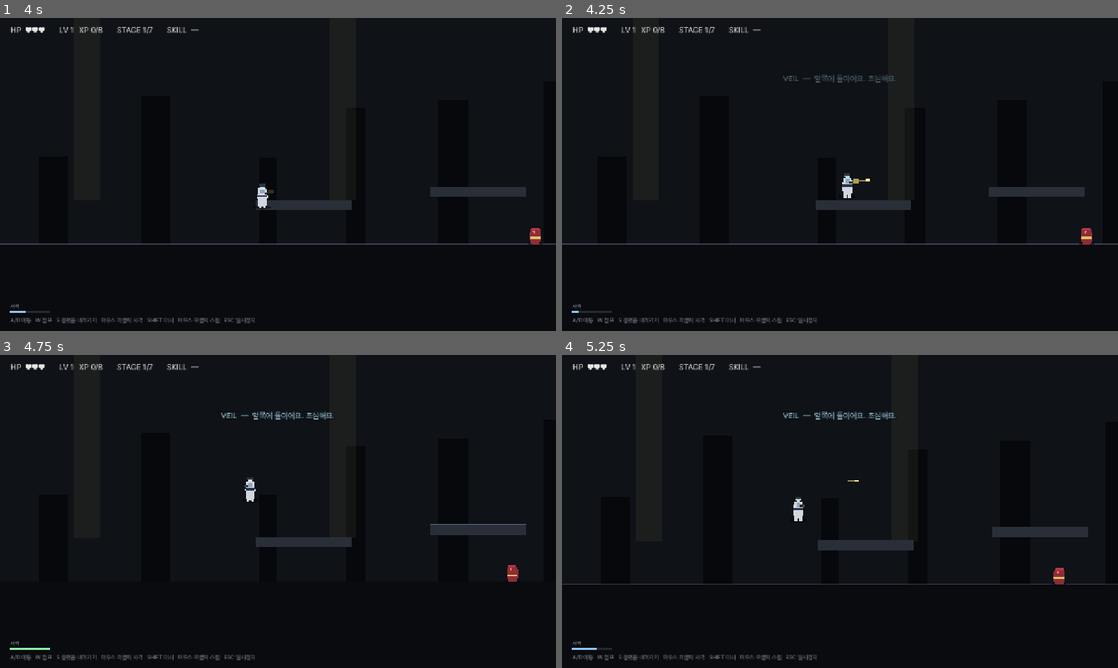
Above: before the commit, frames 1-4 (two rows, left to right).
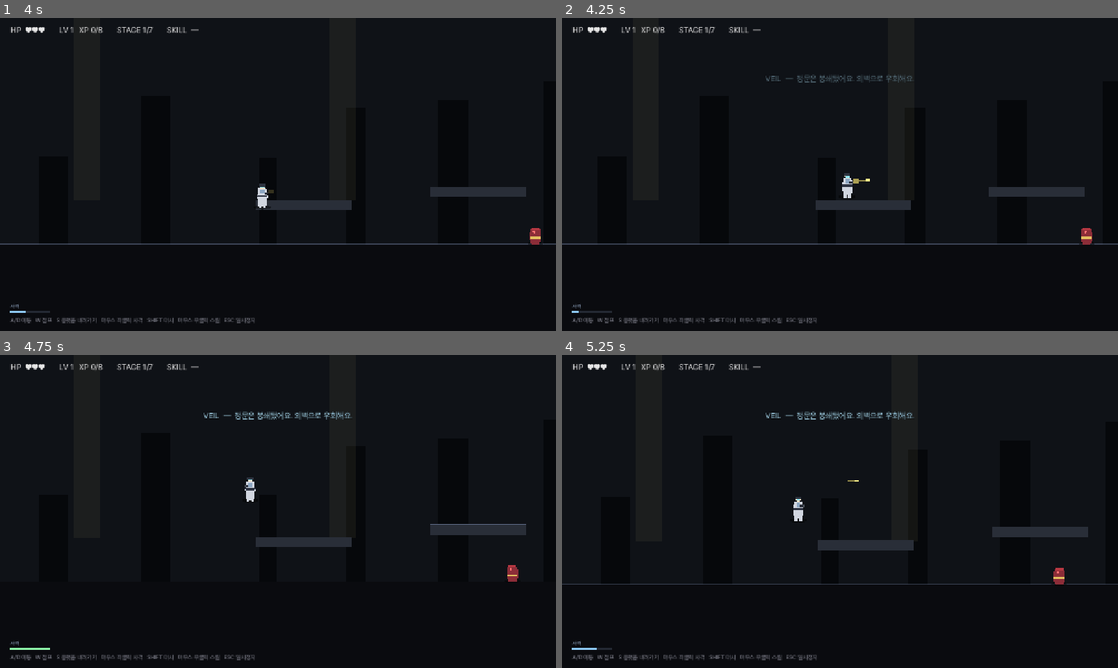
Above: after the commit, the same moments.

Repository: soomin007/EyesOnYou
Game: Godot game, scene res://scenes/stage.tscn
Same seed, same stepped clock (60 frames per second), same inputs: the game is played once before the commit and once after it. This scene is started directly instead of the project's main scene.
Inputs (mouse positions are in pixels of both pictures, inside the frame that each line leads up to):
- Up to frame 1 (4 s): tap Enter at 0.5 s; move the mouse to (400, 158) at 0.52 s; hold J (attack) 0.53-1.28 s; hold D (move_right) 0.53-2.03 s; click (400, 158) at 0.67 s; tap W (jump) at 0.77, 1.52, 3.02, 3.77 s; move the mouse to (166, 190) at 1.27 s; tap J (attack) at 1.35, 3.05 s; click (166, 190) at 1.42 s; move the mouse to (333, 105) at 2.02 s; hold A (move_left) 2.03-2.78 s; hold J (attack) 2.03-2.78 s; tap Shift (dash) at 2.1 s; click (333, 105) at 2.17 s; move the mouse to (250, 237) at 2.77 s; hold D (move_right) from 2.78 s (still down); tap Space at 2.85 s; click (250, 237) at 2.92 s; move the mouse to (444, 221) at 3.52 s; hold J (attack) from 3.53 s (still down); tap K at 3.6 s; click (444, 221) at 3.67 s
- Up to frame 2 (4.25 s): keep holding D (move_right); keep holding J (attack)
- Up to frame 3 (4.75 s): move the mouse to (111, 464) at 4.27 s; release D (move_right) at 4.28 s; release J (attack) at 4.28 s; hold A (move_left) from 4.28 s (still down); tap J (attack) at 4.35 s; click (111, 464) at 4.42 s; tap W (jump) at 4.52 s
- Up to frame 4 (5.25 s): move the mouse to (867, 511) at 5.02 s; release A (move_left) at 5.03 s; hold D (move_right) from 5.03 s (still down); hold J (attack) from 5.03 s (still down); click (867, 511) at 5.17 s

Frame 1 is identical in both runs. In frame 2, 0.3% of the frame differs, in the area x 36-63%, y 18-21%; in frame 3, 0.4%, in the area x 36-64%, y 18-21%; in frame 4, 0.4%.
Error after the commit: Parse Error: Cannot infer the type of "tw" variable because the value doesn't have a set type. (res://scripts/BossSentinel.gd:334)

Commit message:
feat(polish): 마우스 픽토그램 + VEIL 멘트 + 수직맵 패턴 + 보스 자막 강조 + 자폭 ring
Tutorial:
- 사격 표지: 마우스 그림(좌버튼만 빨강 강조) + 슬래시 + J 키캡 + "사격" 한 단어
- _make_attack_sign / _make_mouse_icon 함수 분리 (외곽 Panel + 좌/우 분리선 + 휠 점)

VEIL 외벽 멘트:
- "둘이에요 / 셋이었네요", "경비 없을 거예요 / 있었네요" → 미션 안내 한 줄로 교체
  - stage 0: "정문은 봉쇄됐어요. 외벽으로 우회해요."
  - stage 2: "여기 시야 자주 가려요. 발밑 조심해요."
- "VEIL이 한 번 틀린다" 패턴 — 첫인상 톤이 어색해서 제거
- _on_veil_mistake_zone에서 after 빈 문자열은 표시 생략

수직 맵 정상 구간 패턴 다양화 (rooftops/cooling/watchtower):
- 1-2-1-2-1-2 완전 규칙 → 80/100/140 gap 비균질 섞기
- x 좌표도 540/640 두 값에서 540~660 범위로 흔들기 (지그재그 다양화)
- 모든 합산 거리/발판 갯수는 보존 (도전 곡선 유지)

보스 자막 강조 + 자폭 회피 시각화:
- _show_boss_alert(message, color, duration) — 폰트 28 + 어두운 박스 배경 +
  색상별 테두리 + 스케일 인 트윈. 화면 중앙 위쪽 배치
- 페이즈 2/3 전환 알림은 색 차등 (P2 주황, P3 빨강)
- 자폭 카운트다운 라벨 아래 "노란 원 밖으로 멀어져요" 안내 라벨 추가
- BossSentinel._arm_self_destruct에서 inner(380, 빨강) / outer(1200, 노랑)
  Line2D ring 시각화 + 펄스 트윈. 보스 따라 이동, queue_free 시 자동 정리

Co-Authored-By: Claude Opus 4.7 (1M context) <noreply@anthropic.com>

Diff:
--- a/scripts/BossSentinel.gd
+++ b/scripts/BossSentinel.gd
@@ -64,6 +64,8 @@
 var self_destruct_t: float = 0.0
 var phase_freeze_t: float = 0.0  # 페이즈 전환 시 잠깐 정지 (시각적 강조)
 var summoned_minions: Array = []  # 페이즈 소환 잔당 — 보스 처치 시 함께 정리.
+var danger_ring_inner: Line2D = null  # 자폭 inner(380) 빨간 외곽선
+var danger_ring_outer: Line2D = null  # 자폭 outer(1200) 노랑 외곽선
 
 # 텔레그래프 시각 노드
 var bomb_dot: ColorRect = null
@@ -321,7 +323,32 @@
 func _arm_self_destruct() -> void:
 	self_destruct_active = true
 	self_destruct_t = 0.0
+	# 위험 영역 시각화 — inner(380, 풀뎀) 빨강, outer(1200, 1뎀) 노랑.
+	# outer 너머가 안전 영역. ARENA 1920이라 벽 끝까지 도망가면 outer 너머 도달.
+	danger_ring_inner = _make_danger_ring(SELF_DESTRUCT_INNER, Color(0.95, 0.25, 0.25, 0.85), 4.0)
+	danger_ring_outer = _make_danger_ring(SELF_DESTRUCT_OUTER, Color(0.95, 0.78, 0.30, 0.65), 3.0)
+	add_child(danger_ring_inner)
+	add_child(danger_ring_outer)
+	# 두 ring 모두 펄스 — 카운트다운 인지
+	for ring in [danger_ring_inner, danger_ring_outer]:
+		var tw := ring.create_tween()
+		tw.set_loops()
+		tw.tween_property(ring, "modulate:a", 0.45, 0.4)
+		tw.tween_property(ring, "modulate:a", 1.0, 0.4)
 	emit_signal("self_destruct_started")
+
+func _make_danger_ring(radius: float, color: Color, width: float) -> Line2D:
+	var line := Line2D.new()
+	var pts: PackedVector2Array = []
+	var n: int = 64
+	for i in n + 1:
+		var a: float = float(i) * TAU / float(n)
+		pts.append(Vector2(cos(a) * radius, sin(a) * radius))
+	line.points = pts
+	line.default_color = color
+	line.width = width
+	line.z_index = 6
+	return line
 
 func _detonate() -> void:
 	# 거리 감쇠: inner 안=full 3뎀, outer 너머=1뎀, 그 사이는 lerp.
--- a/scripts/MapData.gd
+++ b/scripts/MapData.gd
@@ -100,16 +100,16 @@
 			{"pos": Vector2(180, 1400), "w": 220.0},  # 80 — 좌측 끝 (HP)
 			# 합류 — 양쪽에서 1280 도약 (120, 빠듯)
 			{"pos": Vector2(540, 1280), "w": 320.0},  # 합류
-			# 정상 — 1/2칸 섞기, 8 발판 (1280 → 280)
-			{"pos": Vector2(640, 1180), "w": 240.0},  # 100
-			{"pos": Vector2(560, 1040), "w": 240.0},  # 140 (2)
-			{"pos": Vector2(640, 960),  "w": 240.0},  # 80
-			{"pos": Vector2(560, 820),  "w": 240.0},  # 140 (2)
-			{"pos": Vector2(640, 740),  "w": 240.0},  # 80
-			{"pos": Vector2(560, 600),  "w": 240.0},  # 140 (2)
-			{"pos": Vector2(640, 520),  "w": 240.0},  # 80
-			{"pos": Vector2(560, 380),  "w": 240.0},  # 140 (2)
-			{"pos": Vector2(640, 280),  "w": 320.0},  # 100 — 골 직전
+			# 정상 — 1/2칸 비균질 섞기 (1-2-1-2 규칙 깸). gap 80/100/140 혼재 + x 흔들기.
+			{"pos": Vector2(540, 1200), "w": 240.0},  # 80 (1)
+			{"pos": Vector2(620, 1060), "w": 240.0},  # 140 (2)
+			{"pos": Vector2(580, 980),  "w": 240.0},  # 80 (1)
+			{"pos": Vector2(640, 900),  "w": 240.0},  # 80 (1) — 1-1 연속
+			{"pos": Vector2(540, 760),  "w": 240.0},  # 140 (2)
+			{"pos": Vector2(600, 660),  "w": 240.0},  # 100 (1 빠듯)
+			{"pos": Vector2(640, 520),  "w": 240.0},  # 140 (2)
+			{"pos": Vector2(540, 420),  "w": 240.0},  # 100 (1 빠듯)
+			{"pos": Vector2(620, 280),  "w": 320.0},  # 140 (2) — 골 직전
 		],
 		"enemies": {
 			"patrol": [Vector2(640, 2450.0), Vector2(640, 1810.0), Vector2(640, 1150.0)],
@@ -263,14 +263,14 @@
 			{"pos": Vector2(180, 1160), "w": 220.0},  # 80 — 좌측 끝 (HP)
 			# 합류 도약 — 1040 (120 빠듯)
 			{"pos": Vector2(540, 1040), "w": 320.0},  # 합류
-			# 정상 — 1/2칸 섞기 (1040 → 280)
-			{"pos": Vector2(640, 940),  "w": 240.0},  # 100
-			{"pos": Vector2(540, 800),  "w": 240.0},  # 140 (2)
-			{"pos": Vector2(640, 720),  "w": 240.0},  # 80
-			{"pos": Vector2(540, 580),  "w": 240.0},  # 140 (2)
-			{"pos": Vector2(640, 500),  "w": 240.0},  # 80
-			{"pos": Vector2(540, 360),  "w": 240.0},  # 140 (2)
-			{"pos": Vector2(640, 280),  "w": 320.0},  # 80 — 골 직전
+			# 정상 — 비균질 섞기 (1-2-1-2 규칙 깸).
+			{"pos": Vector2(640, 960),  "w": 240.0},  # 80 (1)
+			{"pos": Vector2(560, 820),  "w": 240.0},  # 140 (2)
+			{"pos": Vector2(620, 720),  "w": 240.0},  # 100 (1 빠듯)
+			{"pos": Vector2(580, 640),  "w": 240.0},  # 80 (1) — 1-1 연속
+			{"pos": Vector2(640, 500),  "w": 240.0},  # 140 (2)
+			{"pos": Vector2(560, 400),  "w": 240.0},  # 100 (1 빠듯)
+			{"pos": Vector2(620, 280),  "w": 320.0},  # 120 (1 빠듯) — 골 직전
 		],
 		"enemies": {
 			"patrol": [Vector2(540, 2670.0), Vector2(640, 2310.0), Vector2(540, 1790.0)],
@@ -319,20 +319,20 @@
 			{"pos": Vector2(640, 1820), "w": 280.0},  # 80 — 내부 끝 (HP)
 			# 합류 — 두 끝(1820)에서 1700 (120 빠듯) → 단일 경로
 			{"pos": Vector2(560, 1700), "w": 320.0},  # 합류
-			# 정상 — 1/2칸 섞기 (1700 → 280)
-			{"pos": Vector2(640, 1620), "w": 240.0},  # 80
-			{"pos": Vector2(560, 1480), "w": 240.0},  # 140 (2)
-			{"pos": Vector2(640, 1400), "w": 240.0},  # 80
-			{"pos": Vector2(560, 1260), "w": 240.0},  # 140 (2)
-			{"pos": Vector2(640, 1180), "w": 240.0},  # 80
-			{"pos": Vector2(560, 1040), "w": 240.0},  # 140 (2)
-			{"pos": Vector2(640, 960),  "w": 240.0},  # 80
-			{"pos": Vector2(560, 820),  "w": 240.0},  # 140 (2)
-			{"pos": Vector2(640, 740),  "w": 240.0},  # 80
-			{"pos": Vector2(560, 600),  "w": 240.0},  # 140 (2)
-			{"pos": Vector2(640, 520),  "w": 240.0},  # 80
-			{"pos": Vector2(560, 380),  "w": 240.0},  # 140 (2)
-			{"pos": Vector2(640, 280),  "w": 320.0},  # 100 — 골 직전
+			# 정상 — 비균질 섞기 (1-2-1-2 규칙 깸). 13 발판 / gap 80,100,140 혼재.
+			{"pos": Vector2(640, 1620), "w": 240.0},  # 80 (1)
+			{"pos": Vector2(580, 1520), "w": 240.0},  # 100 (1 빠듯)
+			{"pos": Vector2(540, 1380), "w": 240.0},  # 140 (2)
+			{"pos": Vector2(620, 1300), "w": 240.0},  # 80 (1)
+			{"pos": Vector2(580, 1160), "w": 240.0},  # 140 (2)
+			{"pos": Vector2(660, 1060), "w": 240.0},  # 100 (1 빠듯)
+			{"pos": Vector2(600, 980),  "w": 240.0},  # 80 (1)
+			{"pos": Vector2(540, 840),  "w": 240.0},  # 140 (2)
+			{"pos": Vector2(640, 740),  "w": 240.0},  # 100 (1 빠듯)
+			{"pos": Vector2(580, 600),  "w": 240.0},  # 140 (2)
+			{"pos": Vector2(620, 520),  "w": 240.0},  # 80 (1)
+			{"pos": Vector2(540, 380),  "w": 240.0},  # 140 (2)
+			{"pos": Vector2(620, 280),  "w": 320.0},  # 100 (1 빠듯) — 골 직전
 		],
 		"enemies": {
 			"patrol": [Vector2(640, 2670.0), Vector2(640, 2450.0), Vector2(160, 2010.0), Vector2(640, 2010.0)],
--- a/scripts/Stage.gd
+++ b/scripts/Stage.gd
@@ -82,10 +82,10 @@
 	if GameState.playground_active:
 		return
 	if GameState.current_stage == 0:
-		# 첫 적 구역 진입 시 한 번 — 트리거 좌표는 첫 patrol 근처
-		_arm_veil_mistake_at(680.0, "앞쪽에 둘이에요. 조심해요.", "셋이었네요. 제가 틀렸어요.")
+		# 첫 적 구역 진입 — 미션 컨텍스트 한 줄. 적 수 카운팅 같은 친절한 안내는 의도적으로 안 함.
+		_arm_veil_mistake_at(680.0, "정문은 봉쇄됐어요. 외벽으로 우회해요.", "")
 	elif GameState.current_stage == 2:
-		_arm_veil_mistake_at(1400.0, "이 구역은 경비 없을 거예요.", "있었네요. 미안해요.")
+		_arm_veil_mistake_at(1400.0, "여기 시야 자주 가려요. 발밑 조심해요.", "")
 	# 격리 병동 통과 시 ??? 맵 복선 (stage 3 또는 4).
 	# x=900 — 진입 직후 분기 결정 전에 분위기 깔리도록 일찍 트리거.
 	if GameState.current_route_id == "route_ward":
@@ -141,9 +141,13 @@
 	if not (body is CharacterBody2D and body == player):
 		return
 	veil_mistake_triggered = true
-	# 큐에 차례로 — before 자막 끝나고 after가 자동 재생.
-	_show_veil_subtitle(str(area.get_meta("before", "")), 2.5)
-	_show_veil_subtitle(str(area.get_meta("after", "")), 3.0)
+	# before 한 줄 + (있으면) after 한 줄. after는 빈 문자열이면 표시 생략.
+	var before_line: String = str(area.get_meta("before", ""))
+	var after_line: String = str(area.get_meta("after", ""))
+	if before_line != "":
+		_show_veil_subtitle(before_line, 2.8)
+	if after_line != "":
+		_show_veil_subtitle(after_line, 3.0)
 
 func _build_hidden_archive() -> void:
 	# 격리 서버실 — 적/가시/골 없음, 단말기 2개 시퀀스 후 자동 ENDING 전환
@@ -624,6 +628,49 @@
 	tw.tween_property(l, "modulate:a", 0.0, 0.5)
 	tw.tween_callback(msg_layer.queue_free)
 
+# 보스전 전용 강조 자막 — 일반 _show_veil_subtitle보다 큰 폰트 + 어두운 박스 배경 +
+# 색상으로 위험도 차등화. 화면 중앙 위쪽에 배치해 폭발 효과/총알 위에서도 인지 가능.
+func _show_boss_alert(message: String, color: Color, duration: float) -> void:
+	var msg_layer := CanvasLayer.new()
+	msg_layer.layer = 22
+	add_child(msg_layer)
+	var holder := CenterContainer.new()
+	holder.set_anchors_preset(Control.PRESET_TOP_WIDE)
+	holder.position = Vector2(0, 110.0)
+	holder.size = Vector2(1280.0, 80.0)
+	holder.mouse_filter = Control.MOUSE_FILTER_IGNORE
+	msg_layer.add_child(holder)
+	var panel := PanelContainer.new()
+	var sb := StyleBoxFlat.new()
+	sb.bg_color = Color(0.05, 0.06, 0.08, 0.88)
+	sb.border_color = color
+	sb.set_border_width_all(2)
+	sb.set_corner_radius_all(6)
+	sb.content_margin_left = 24
+	sb.content_margin_right = 24
+	sb.content_margin_top = 12
+	sb.content_margin_bottom = 12
+	panel.add_theme_stylebox_override("panel", sb)
+	holder.add_child(panel)
+	var l := Label.new()
+	l.text = "VEIL  —  " + message
+	l.add_theme_font_size_override("font_size", 28)
+	l.add_theme_color_override("font_color", color)
+	l.add_theme_color_override("font_outline_color", Color(0, 0, 0))
+	l.add_theme_constant_override("outline_size", 5)
+	l.horizontal_alignment = HORIZONTAL_ALIGNMENT_CENTER
+	panel.add_child(l)
+	# 살짝 스케일 인 + 페이드 인/아웃
+	panel.modulate.a = 0.0
+	panel.scale = Vector2(0.92, 0.92)
+	var tw := panel.create_tween()
+	tw.set_parallel(true)
+	tw.tween_property(panel, "modulate:a", 1.0, 0.25)
+	tw.tween_property(panel, "scale", Vector2(1.0, 1.0), 0.3).set_trans(Tween.TRANS_BACK)
+	tw.chain().tween_interval(duration)
+	tw.chain().tween_property(panel, "modulate:a", 0.0, 0.5)
+	tw.chain().tween_callback(msg_layer.queue_free)
+
 func _build_background() -> void:
 	# 세계 크기에 맞춰 배경 확장
 	var bg_height: float = _world_size.y + 600.0
@@ -1481,15 +1528,14 @@
 		3: boss_hp_bar_fill.color = Color(1.0, 0.18, 0.18)
 
 func _on_boss_phase_changed(new_phase: int) -> void:
-	# 페이즈 인지는 VEIL 자막 + 화면 플래시 + 카메라 흔들림으로.
-	# 큰 영문 배너는 톤 안 맞아 제거. VEIL이 짧게 코멘트.
+	# 페이즈 인지 — 화면 플래시 + 카메라 흔들림 + 강조 자막(큰 폰트 + 박스 배경).
 	_screen_flash(Color(1.0, 0.20, 0.22, 0.55), 0.06, 0.45)
 	_camera_shake(8.0 if new_phase == 2 else 14.0, 0.45)
 	match new_phase:
 		2:
-			_show_veil_subtitle("패턴이 바뀌었어요. 양쪽 조심해요.", 2.8)
+			_show_boss_alert("패턴이 바뀌었어요. 양쪽 조심해요.", Color(1.0, 0.78, 0.40), 3.0)
 		3:
-			_show_veil_subtitle("불안정해졌어요. 거리 두고 빠르게.", 2.8)
+			_show_boss_alert("불안정해졌어요. 거리 두고 빠르게.", Color(1.0, 0.45, 0.45), 3.0)
 
 func _on_boss_self_destruct_started() -> void:
 	# 화면 전체 경고 — 큰 카운트다운 라벨
@@ -1519,6 +1565,17 @@
 	boss_self_destruct_label.size = Vector2(1000.0, 50.0)
 	boss_self_destruct_label.horizontal_alignment = HORIZONTAL_ALIGNMENT_CENTER
 	boss_self_destruct_layer.add_child(boss_self_destruct_label)
+	# 회피 안내 — 노랑 ring 너머가 안전. 짧은 한 줄.
+	var avoid_label := Label.new()
+	avoid_label.text = "노란 원 밖으로 멀어져요"
+	avoid_label.add_theme_font_size_override("font_size", 18)
+	avoid_label.add_theme_color_override("font_color", Color(0.95, 0.95, 0.95))
+	avoid_label.add_theme_color_override("font_outline_color", Color(0, 0, 0))
+	avoid_label.add_theme_constant_override("outline_size", 4)
+	avoid_label.position = Vector2(140.0, 296.0)
+	avoid_label.size = Vector2(1000.0, 36.0)
+	avoid_label.horizontal_alignment = HORIZONTAL_ALIGNMENT_CENTER
+	boss_self_destruct_layer.add_child(avoid_label)
 
 func _on_boss_self_destruct_disarmed() -> void:
 	if boss_self_destruct_layer != null and is_instance_valid(boss_self_destruct_layer):
--- a/scripts/Tutorial.gd
+++ b/scripts/Tutorial.gd
@@ -240,7 +240,7 @@
 	# 이중 점프는 PLATFORM_3가 1단 한계 위에 있어 자연 학습되므로 별도 안내 안 함.
 	sign_move = _make_keycap_sign(["A", "D"], "이동", Vector2(280.0, GROUND_Y - 200.0))
 	sign_jump = _make_keycap_sign(["W"], "점프", Vector2(950.0, GROUND_Y - 280.0))
-	sign_attack = _make_keycap_sign(["좌클릭"], "사격", Vector2(1750.0, GROUND_Y - 200.0))
+	sign_attack = _make_attack_sign(Vector2(1750.0, GROUND_Y - 200.0))
 	sign_dash = _make_keycap_sign(["SHIFT"], "대시", Vector2(SPIKE_X_START + 100.0, GROUND_Y - 200.0))
 	# 레벨업 표지는 "스킬 획득" 알림용으로만 사용 — 진입 안내는 오버레이가 직접 함.
 	sign_levelup = Label.new()
@@ -280,6 +280,83 @@
 	l.size = Vector2(320, 24)
 	l.horizontal_alignment = HORIZONTAL_ALIGNMENT_CENTER
 	holder.add_child(l)
+	return holder
+
+# 사격 표지 — 마우스 그림(좌버튼만 빨강) + 보조 키 J 키캡 + 한 단어.
+func _make_attack_sign(pos: Vector2) -> Control:
+	var holder := Control.new()
+	holder.position = pos - Vector2(160, 60)
+	holder.size = Vector2(320, 96)
+	holder.mouse_filter = Control.MOUSE_FILTER_IGNORE
+	add_child(holder)
+	var hbox := HBoxContainer.new()
+	hbox.add_theme_constant_override("separation", 12)
+	hbox.position = Vector2(0, 0)
+	hbox.size = Vector2(320, 56)
+	hbox.alignment = BoxContainer.ALIGNMENT_CENTER
+	holder.add_child(hbox)
+	hbox.add_child(_make_mouse_icon(true))
+	# "또는" 의미의 슬래시 — 한 글자만으로 두 입력 동등함을 표현
+	var slash := Label.new()
+	slash.text = "/"
+	slash.add_theme_font_size_override("font_size", 22)
+	slash.add_theme_color_override("font_color", Color(0.62, 0.68, 0.78))
+	slash.size_flags_vertical = Control.SIZE_SHRINK_CENTER
+	hbox.add_child(slash)
+	hbox.add_child(_make_keycap("J"))
+	var l := Label.new()
+	l.text = "사격"
+	l.add_theme_font_size_override("font_size", 14)
+	l.add_theme_color_override("font_color", Color(0.62, 0.68, 0.78))
+	l.position = Vector2(0, 64)
+	l.size = Vector2(320, 24)
+	l.horizontal_alignment = HORIZONTAL_ALIGNMENT_CENTER
+	holder.add_child(l)
+	return holder
+
+# 마우스 픽토그램 — Panel 본체 + 좌/우 버튼 영역 + 휠 점.
+# highlight_left=true면 좌버튼만 빨강 강조 (사격 입력 안내용).
+func _make_mouse_icon(highlight_left: bool) -> Control:
+	var w: float = 40.0
+	var h: float = 56.0
+	var holder := Control.new()
+	holder.custom_minimum_size = Vector2(w, h)
+	# 본체 — 위쪽 모서리 둥글게, 아래쪽도 살짝 둥글게.
+	var body := Panel.new()
+	var sb := StyleBoxFlat.new()
+	sb.bg_color = Color(0.12, 0.14, 0.18, 0.95)
+	sb.border_color = Color(0.65, 0.72, 0.85, 0.85)
+	sb.set_border_width_all(2)
+	sb.corner_radius_top_left = 18
+	sb.corner_radius_top_right = 18
+	sb.corner_radius_bottom_left = 14
+	sb.corner_radius_bottom_right = 14
+	body.add_theme_stylebox_override("panel", sb)
+	body.position = Vector2(0, 0)
+	body.size = Vector2(w, h)
+	holder.add_child(body)
+	# 좌버튼 영역 (좌상단 1/4) — highlight 시 빨강
+	if highlight_left:
+		var lb := Panel.new()
+		var lb_sb := StyleBoxFlat.new()
+		lb_sb.bg_color = Color(0.95, 0.30, 0.30, 0.92)
+		lb_sb.corner_radius_top_left = 16
+		lb.add_theme_stylebox_override("panel", lb_sb)
+		lb.position = Vector2(2, 2)
+		lb.size = Vector2(17, 22)
+		holder.add_child(lb)
+	# 좌/우 분리선 (위쪽 1/3 영역만)
+	var sep := ColorRect.new()
+	sep.color = Color(0.65, 0.72, 0.85, 0.6)
+	sep.position = Vector2(w * 0.5 - 1.0, 2.0)
+	sep.size = Vector2(2, 22)
+	holder.add_child(sep)
+	# 휠 점
+	var wheel := ColorRect.new()
+	wheel.color = Color(0.85, 0.88, 0.92, 0.85)
+	wheel.position = Vector2(w * 0.5 - 2.0, 12.0)
+	wheel.size = Vector2(4, 8)
+	holder.add_child(wheel)
 	return holder
 
 func _make_keycap(text: String) -> Control:
